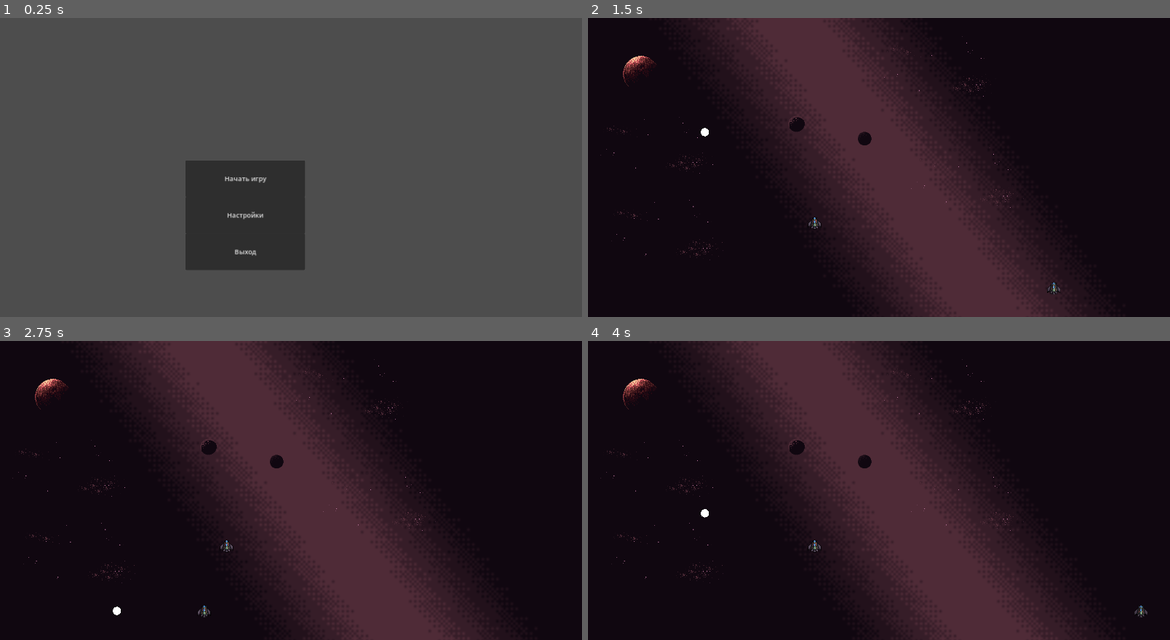
Above: before the commit, frames 1-4 (two rows, left to right).
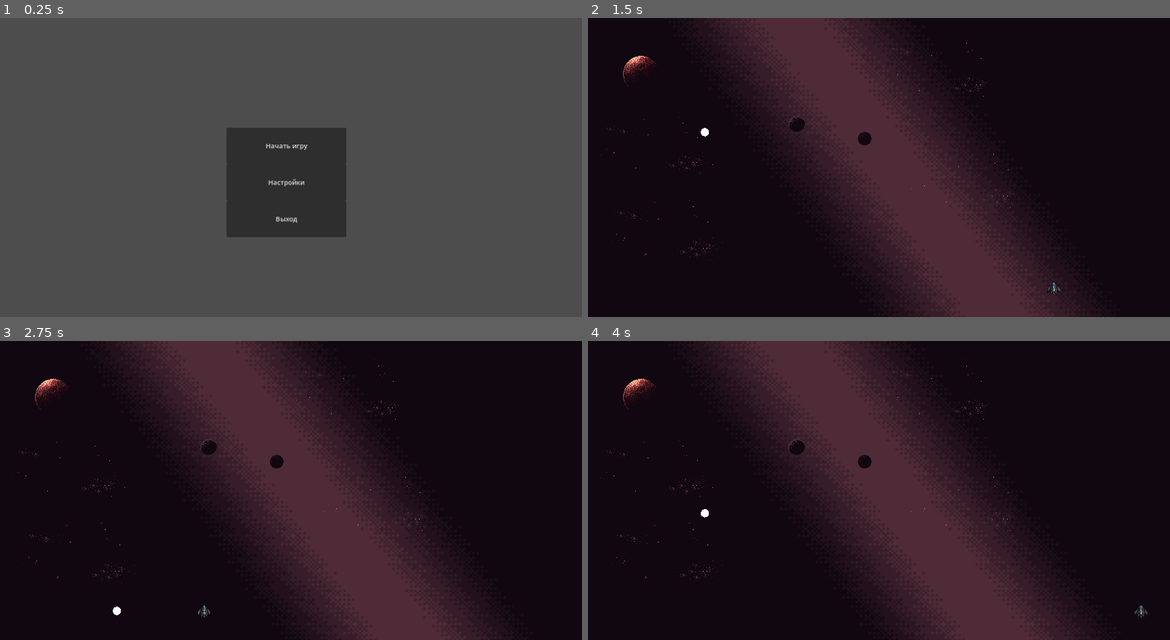
Above: after the commit, the same moments.

Repository: BrightKii/Space-Adventure
Game: Godot game, scene res://main_menu.tscn
The game is run twice, just before and just after one commit, with the same random seed, the same clock (stepped at 60 frames per second) and the same inputs. The project has no main scene, so this scene is started directly.
Inputs:
- Up to frame 1 (0.25 s): no input
- Up to frame 2 (1.5 s): click "Начать игру" at 0.5 s; hold D (teleport_right) from 1.28 s (still down)
- Up to frame 3 (2.75 s): tap Enter at 2 s; release D (teleport_right) at 2.03 s; hold A (teleport_left) from 2.03 s (still down)
- Up to frame 4 (4 s): release A (teleport_left) at 2.78 s; hold D (teleport_right) from 2.78 s (still down)

The runs differ from the first frame. In frame 1, 8.2% of the frame differs, in the area x 31-60%, y 36-85%; in frame 2, less than 0.1%; in frame 3, less than 0.1%; in frame 4, less than 0.1%.

Commit message:
Небольшой фикс
Здесь я пока что временно более или менее передвинул меню, чтоб по центру(текущему) оно было, удалил корабль лишний и вроде бы пока всё

Diff:
--- a/main_menu.tscn
+++ b/main_menu.tscn
@@ -6,24 +6,24 @@
 script = ExtResource("1_kmg73")
 
 [node name="Start" type="Button" parent="."]
-offset_left = 445.0
-offset_top = 343.0
-offset_right = 733.0
-offset_bottom = 431.0
+offset_left = 544.0
+offset_top = 264.0
+offset_right = 832.0
+offset_bottom = 352.0
 text = "Начать игру"
 
 [node name="Settings" type="Button" parent="."]
-offset_left = 445.0
-offset_top = 431.0
-offset_right = 733.0
-offset_bottom = 519.0
+offset_left = 544.0
+offset_top = 352.0
+offset_right = 832.0
+offset_bottom = 440.0
 text = "Настройки"
 
 [node name="Exit" type="Button" parent="."]
-offset_left = 445.0
-offset_top = 519.0
-offset_right = 733.0
-offset_bottom = 607.0
+offset_left = 544.0
+offset_top = 440.0
+offset_right = 832.0
+offset_bottom = 528.0
 text = "Выход
 "
 
--- a/space.tscn
+++ b/space.tscn
@@ -16,8 +16,6 @@
 radial_segments = 8
 rings = 8
 
-[sub_resource type="CapsuleShape2D" id="CapsuleShape2D_jp55k"]
-
 [sub_resource type="CapsuleShape2D" id="CapsuleShape2D_gktd4"]
 
 [node name="Space" type="Node2D"]
@@ -33,25 +31,15 @@
 [node name="MeshInstance2D" type="MeshInstance2D" parent="УДАЛИТЬ_Пример_метеорита"]
 mesh = SubResource("SphereMesh_q48xk")
 
-[node name="Ship" type="CharacterBody2D" parent="."]
-
-[node name="CollisionShape2D" type="CollisionShape2D" parent="Ship"]
-position = Vector2(544, 496)
-shape = SubResource("CapsuleShape2D_jp55k")
-
-[node name="Nairan-Bomber-Base" type="Sprite2D" parent="Ship"]
-position = Vector2(544, 493)
-texture = ExtResource("1_ak2fy")
-
-[node name="Ship2" type="StaticBody2D" parent="."]
+[node name="Ship" type="StaticBody2D" parent="."]
 position = Vector2(700, 650)
 script = ExtResource("2_e1p07")
 input_cooldown = 0.15
 
-[node name="CollisionShape2D" type="CollisionShape2D" parent="Ship2"]
+[node name="CollisionShape2D" type="CollisionShape2D" parent="Ship"]
 shape = SubResource("CapsuleShape2D_gktd4")
 
-[node name="Sprite2D" type="Sprite2D" parent="Ship2"]
+[node name="Sprite2D" type="Sprite2D" parent="Ship"]
 texture = ExtResource("1_ak2fy")
 
 [node name="ParallaxBackground" type="ParallaxBackground" parent="."]
@@ -59,8 +47,8 @@
 [node name="ParallaxLayer" type="ParallaxLayer" parent="ParallaxBackground"]
 
 [node name="Parallax-space-backgound" type="Sprite2D" parent="ParallaxBackground/ParallaxLayer"]
-position = Vector2(699, 362)
-scale = Vector2(5.815, 5.955)
+position = Vector2(712.58, 364.5)
+scale = Vector2(5.35603, 5.33125)
 texture = ExtResource("1_swh86")
 
 [node name="ParallaxLayer2" type="ParallaxLayer" parent="ParallaxBackground"]
Not shown: 1 places in space.tscn that only renumber resources
